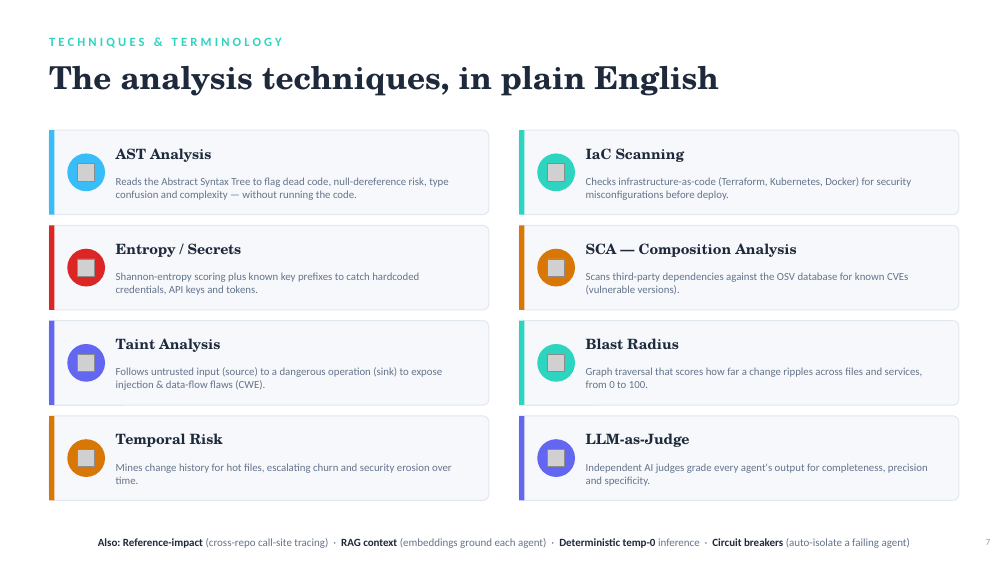
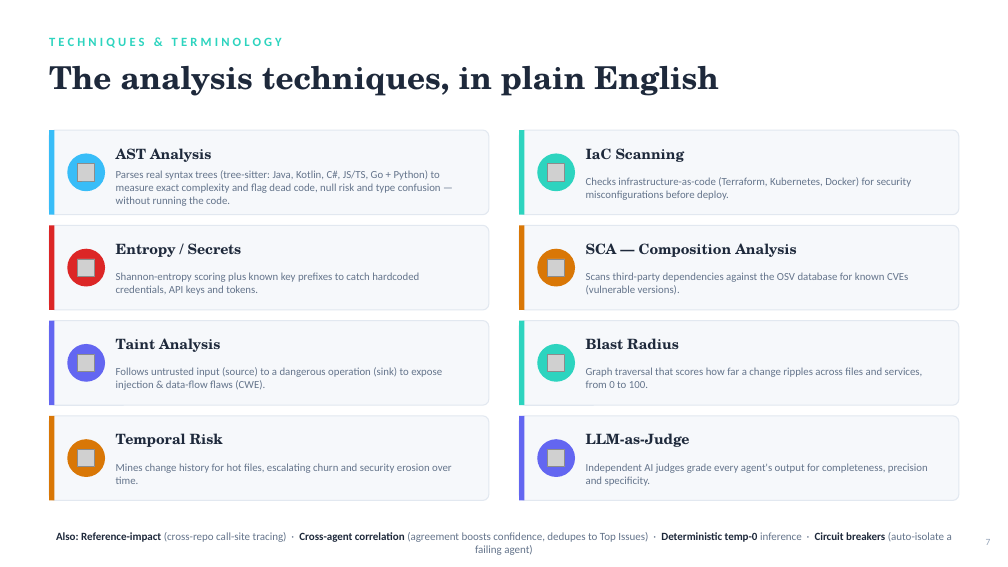
Before and after one commit to SambaPodili/ai-assisted-pull-request-review, a slide deck: slide 7 of deck/CIAA_Overview.pptx. Drawn at 1008x567 pixels with LibreOffice and Linux fonts; fonts in the diff are those of the drawing; grey boxes stand for pictures. Boxes give left, top, right and bottom in pixels: in the first picture for what was removed or moved away, otherwise in the second. Text is boxed around its words. In the diff, an @@ line names an element or a change of style, - is before the commit and + after.

```diff
--- a/deck/CIAA_Overview.pptx
+++ b/deck/CIAA_Overview.pptx
@@ text at [116,170,441,206]: text changed @@
-Reads the Abstract Syntax Tree to flag dead code, null-dereference risk, type confusion and complexity — without running the code.
+Parses real syntax trees (tree-sitter: Java, Kotlin, C#, JS/TS, Go + Python) to measure exact complexity and flag dead code, null risk and type confusion — without running the code.
@@ text at [56,532,952,555]: text changed @@
-Also: Reference-impact (cross-repo call-site tracing) · RAG context (embeddings ground each agent) · Deterministic temp-0 inference · Circuit breakers (auto-isolate a failing agent)
+Also: Reference-impact (cross-repo call-site tracing) · Cross-agent correlation (agreement boosts confidence, dedupes to Top Issues) · Deterministic temp-0 inference · Circuit breakers (auto-isolate a failing agent)
```
Also in this commit, not shown: 4 other slides changed, 2 slides added, 25 other files.
